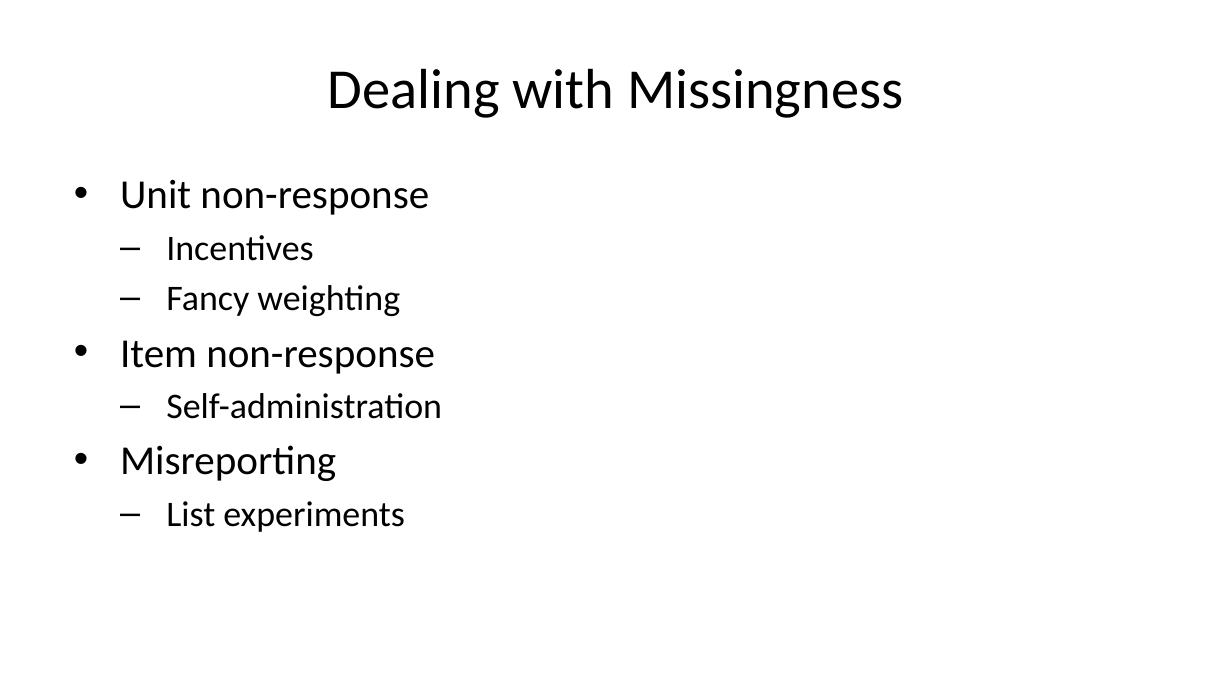
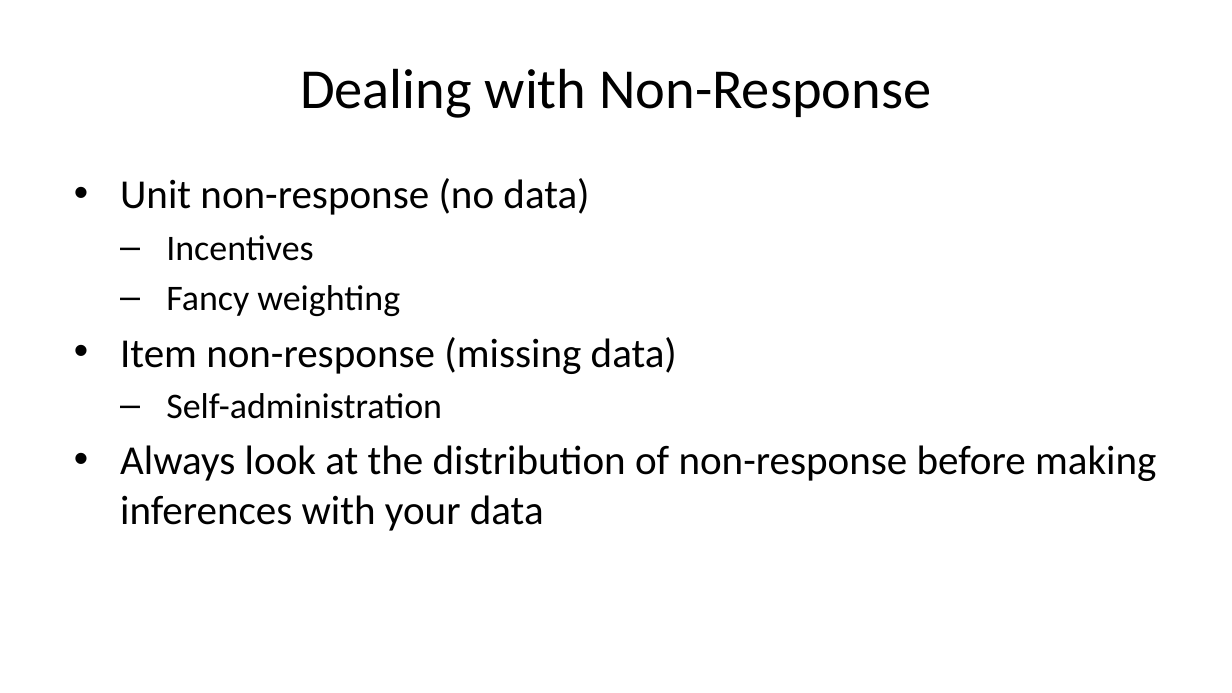
Before and after one commit to jrspringman/psci3200-globaldev, a slide deck: slide 9 of docs/slides/lees-sampling.pptx (slide 4 before the commit). Drawn at 1232x693 pixels with LibreOffice and Linux fonts; fonts in the diff are those of the drawing. Boxes give left, top, right and bottom in pixels: in the first picture for what was removed or moved away, otherwise in the second. Text is boxed around its words. In the diff, an @@ line names an element or a change of style, - is before the commit and + after.

```diff
--- a/docs/slides/lees-sampling.pptx
+++ b/docs/slides/lees-sampling.pptx
@@ title at (x1=300, y1=68, x2=931, y2=118): text changed @@
-Dealing with Missingness
+Dealing with Non-Response
@@ text at (x1=120, y1=178, x2=589, y2=215): text changed @@
-• Unit non-response
+• Unit non-response (no data)
@@ text at (x1=120, y1=337, x2=677, y2=374): text changed @@
-• Item non-response
+• Item non-response (missing data)
@@ text at (x1=120, y1=445, x2=1156, y2=531): text changed; size 21 to 24 pt @@
-• Misreporting
-  – List experiments
+• Always look at the distribution of non-response before making inferences with your data
```
Also in this commit, not shown: 5 other slides changed, 4 slides added, 3 slides removed, 7 other files.
